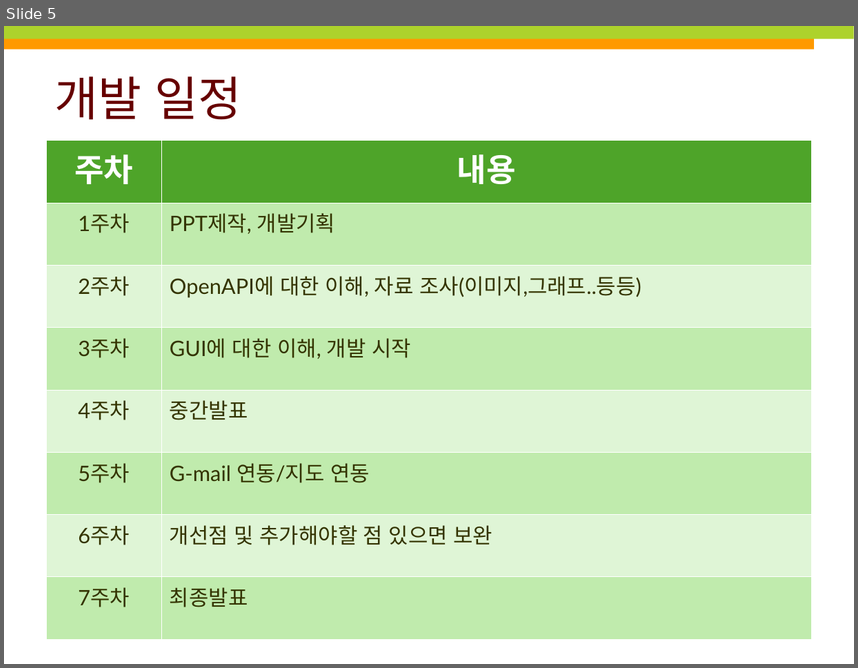
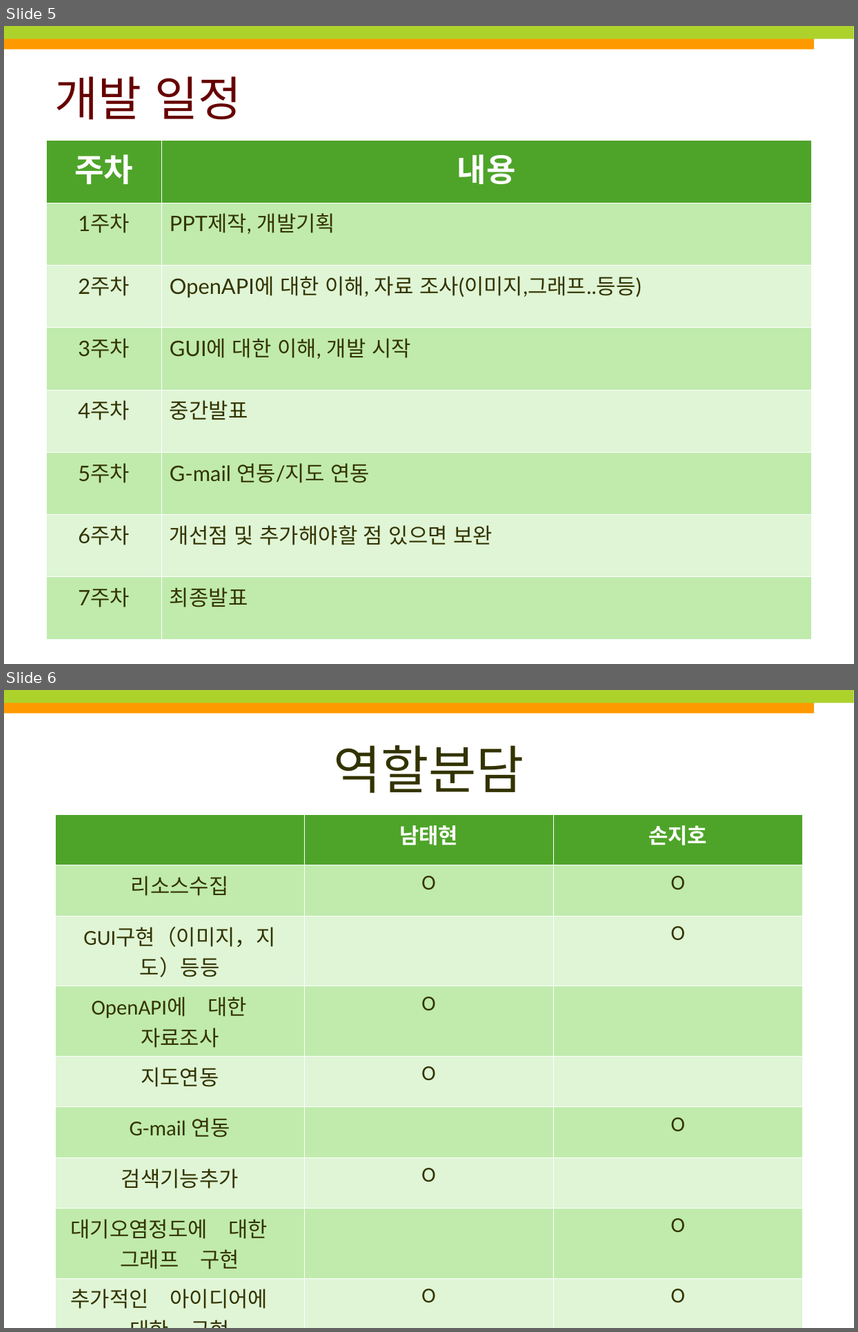
Before and after one commit to namtaehyun/term_project, a slide deck: 9조.ppt. Shown one above the other, each under a label of ours: slide 5 before the commit, slides 5 and 6 after it. The pictures are 858x668 and 858x1332 pixels, drawn with LibreOffice and Linux fonts; fonts in the diff are those of the drawing; background and template pictures are left out. Boxes give left, top, right and bottom in pixels: in the first picture for what was removed or moved away, otherwise in the second. Text is boxed around its words. In the diff, an @@ line names an element or a change of style, - is before the commit and + after.

Commit message:
2018-05-16
receive Data from OpenAPI

```diff
--- a/9조.ppt
+++ b/9조.ppt
@@ slide 6 added at [4, 690, 854, 1328], background picture (left out); not listed: 2 template elements that a slide beside it also shows @@
@@ title added at [333, 745, 524, 793], 44 pt, text #333300 @@
+역할분담
@@ table added at [55, 814, 802, 1311], 9 rows, 3 columns @@
+ | 남태현 | 손지호
+리소스수집 | O | O
+GUI구현（이미지，지도）등등 |  | O
+OpenAPI에 대한 자료조사 | O | 
+지도연동 | O | 
+G-mail 연동 |  | O
+검색기능추가 | O | 
+대기오염정도에 대한 그래프 구현 |  | O
+추가적인 아이디어에 대한 구현 | O | O
```
Also in this commit, not shown: 1 slide changed, 4 other files.
